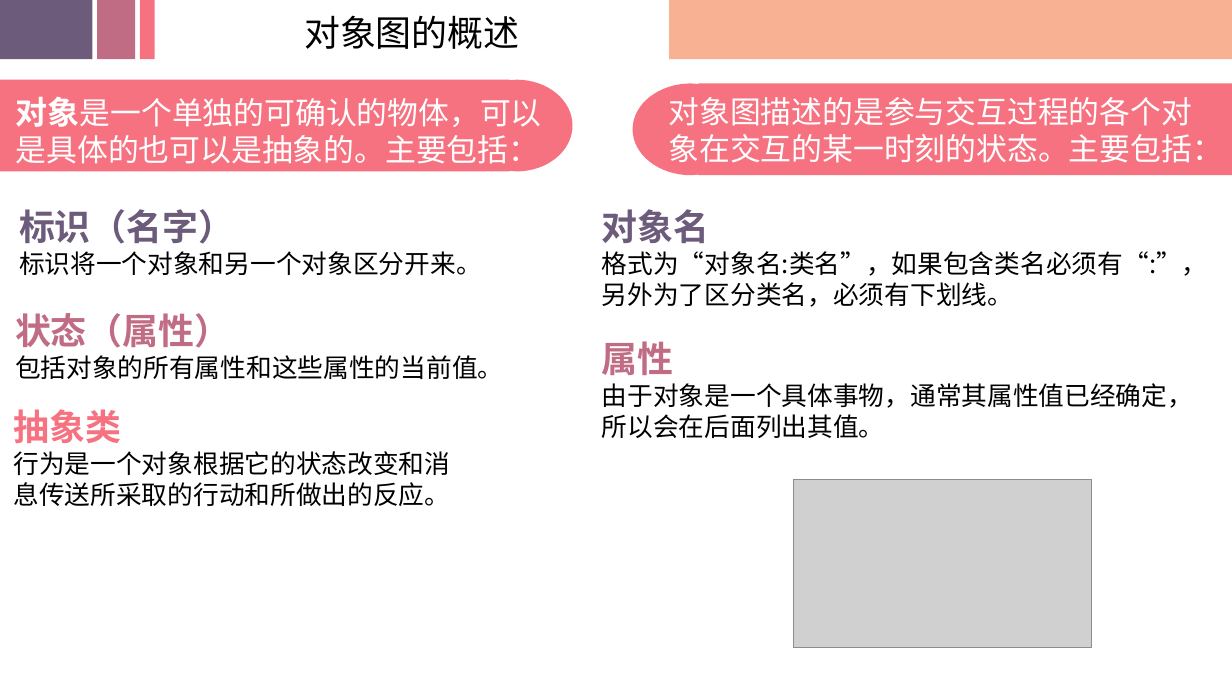
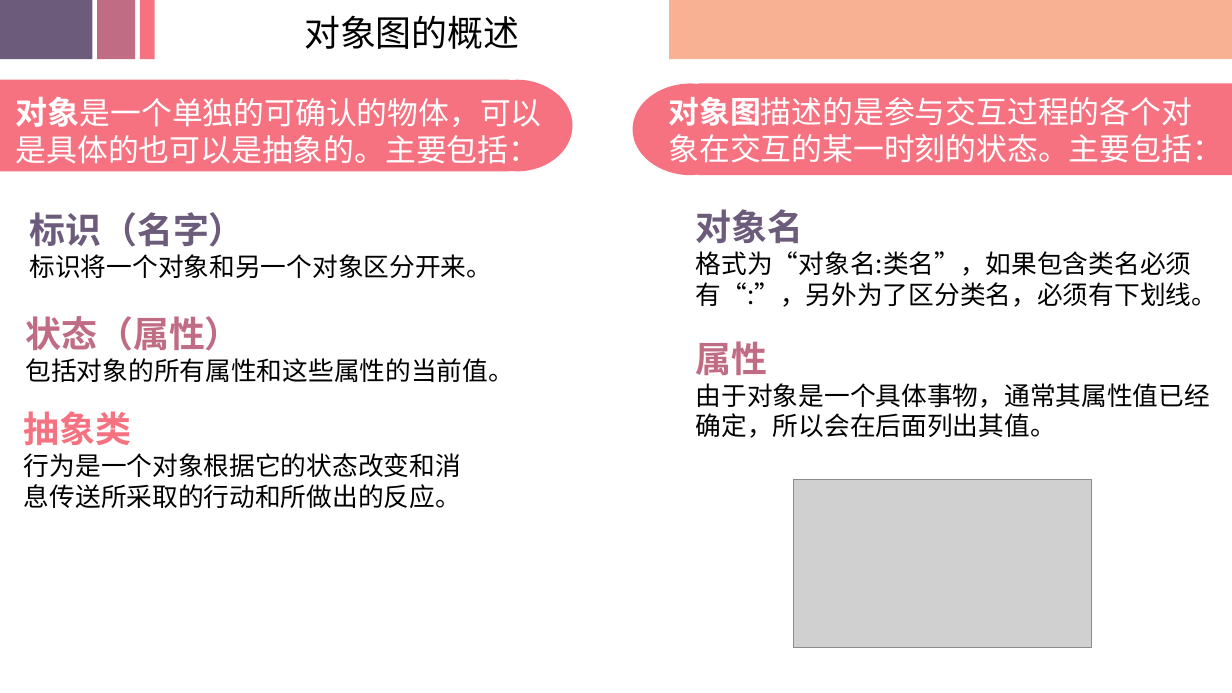
Before and after one commit to SRA2021-G04/project, a slide deck: slide 10 of 非受控文件/翻转课堂/SRA2021-G04-翻转课堂06.pptx. Drawn at 1232x693 pixels with LibreOffice and Linux fonts; fonts in the diff are those of the drawing; grey boxes stand for pictures; background and template pictures are left out. Boxes give left, top, right and bottom in pixels: in the first picture for what was removed or moved away, otherwise in the second. Text is boxed around its words. In the diff, an @@ line names an element or a change of style, - is before the commit and + after.

```diff
--- a/非受控文件/翻转课堂/SRA2021-G04-翻转课堂06.pptx
+++ b/非受控文件/翻转课堂/SRA2021-G04-翻转课堂06.pptx
@@ text "对象图描述的是参与交互过程的各个对象在交互的某一时刻的状态。主要包括：" at (x1=668, y1=97, x2=1222, y2=163): bold on in "对象图描述的是参与交互过程的各个对象在交互的某一时刻的状态。主要包括：" @@
@@ text "对象名" moved from (x1=602, y1=209, x2=1208, y2=307) to (x1=696, y1=209, x2=1217, y2=307) @@
@@ text at (x1=696, y1=251, x2=1217, y2=307): text changed @@
-格式为“对象名:类名”，如果包含类名必须有“:”，
-另外为了区分类名，必须有下划线。
+格式为“对象名:类名”，如果包含类名必须有“:”，另外为了区分类名，必须有下划线。
@@ 3 texts moved together from (x1=13, y1=209, x2=503, y2=506) to (x1=24, y1=212, x2=514, y2=508) @@
@@ text "属性" rewrapped from (x1=602, y1=341, x2=1193, y2=438) to (x1=696, y1=341, x2=1210, y2=438) @@
```
Also in this commit, not shown: 21 other slides changed, 1 other file.
